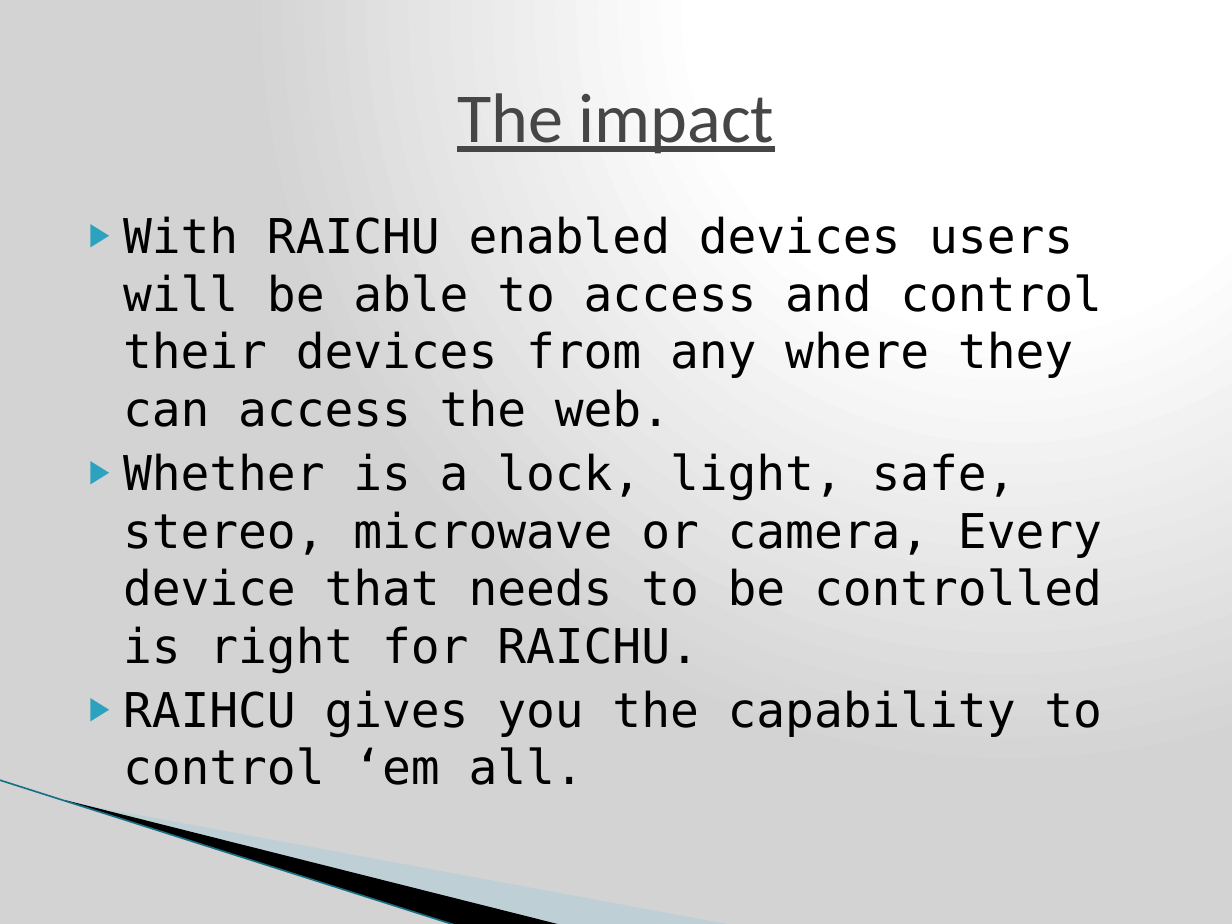
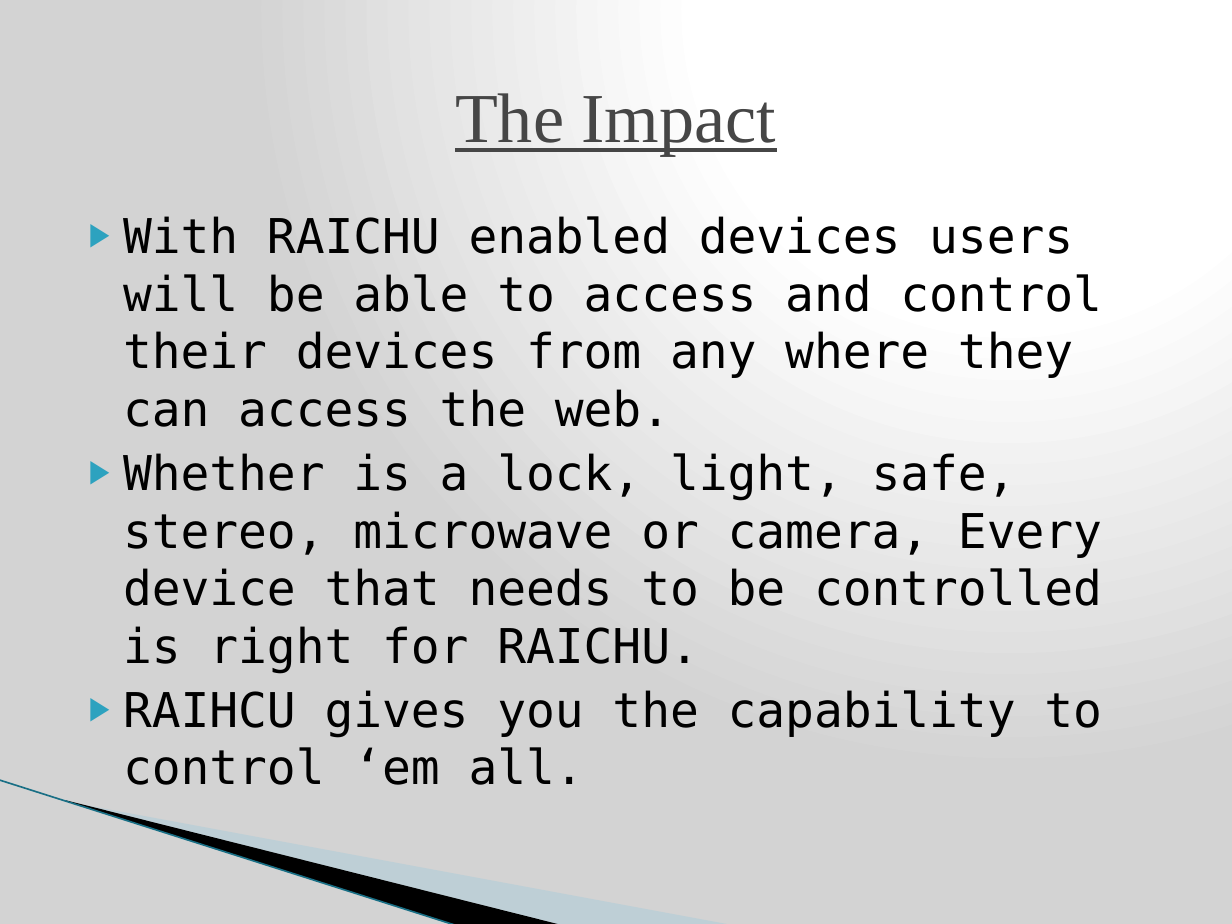
Before and after one commit to nomastmas/raichu, a slide deck: slide 6 of docs/final_presentation_release.pptx. Drawn at 1232x924 pixels with LibreOffice and Linux fonts; fonts in the diff are those of the drawing; background and template pictures are left out. Boxes give left, top, right and bottom in pixels: in the first picture for what was removed or moved away, otherwise in the second. Text is boxed around its words. In the diff, an @@ line names an element or a change of style, - is before the commit and + after.

```diff
--- a/docs/final_presentation_release.pptx
+++ b/docs/final_presentation_release.pptx
@@ title at [455, 93, 777, 156]: text changed; font Calibri to Times New Roman @@
-The impact
+The Impact
```
Also in this commit, not shown: 20 other slides changed.
